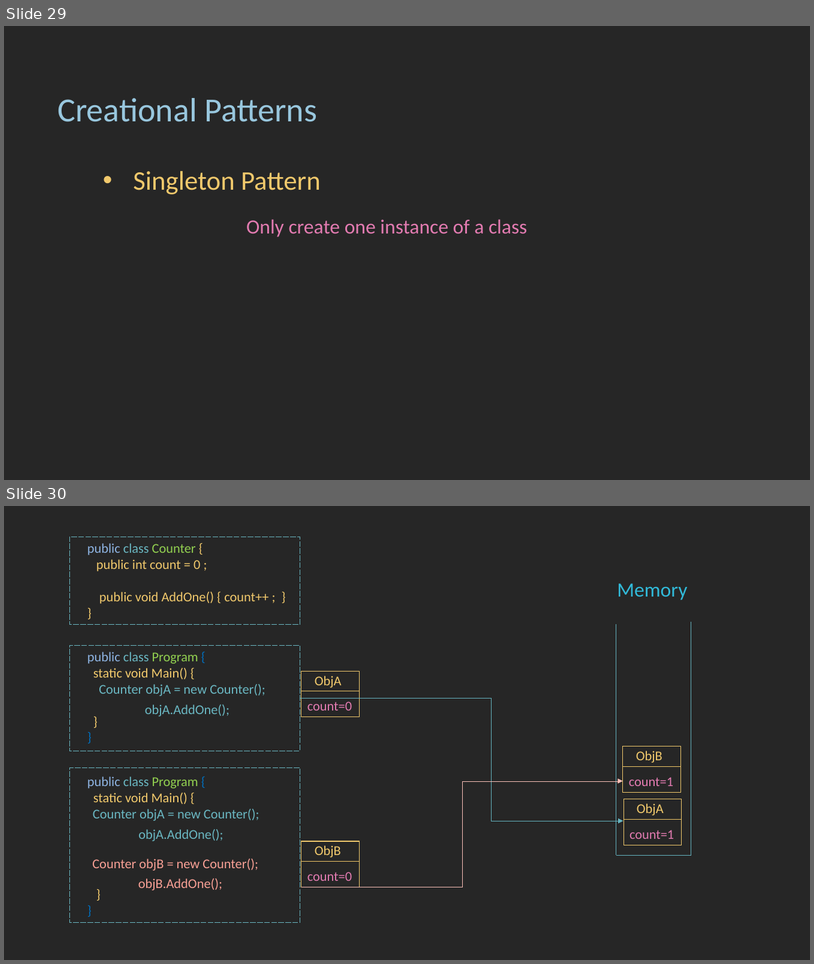
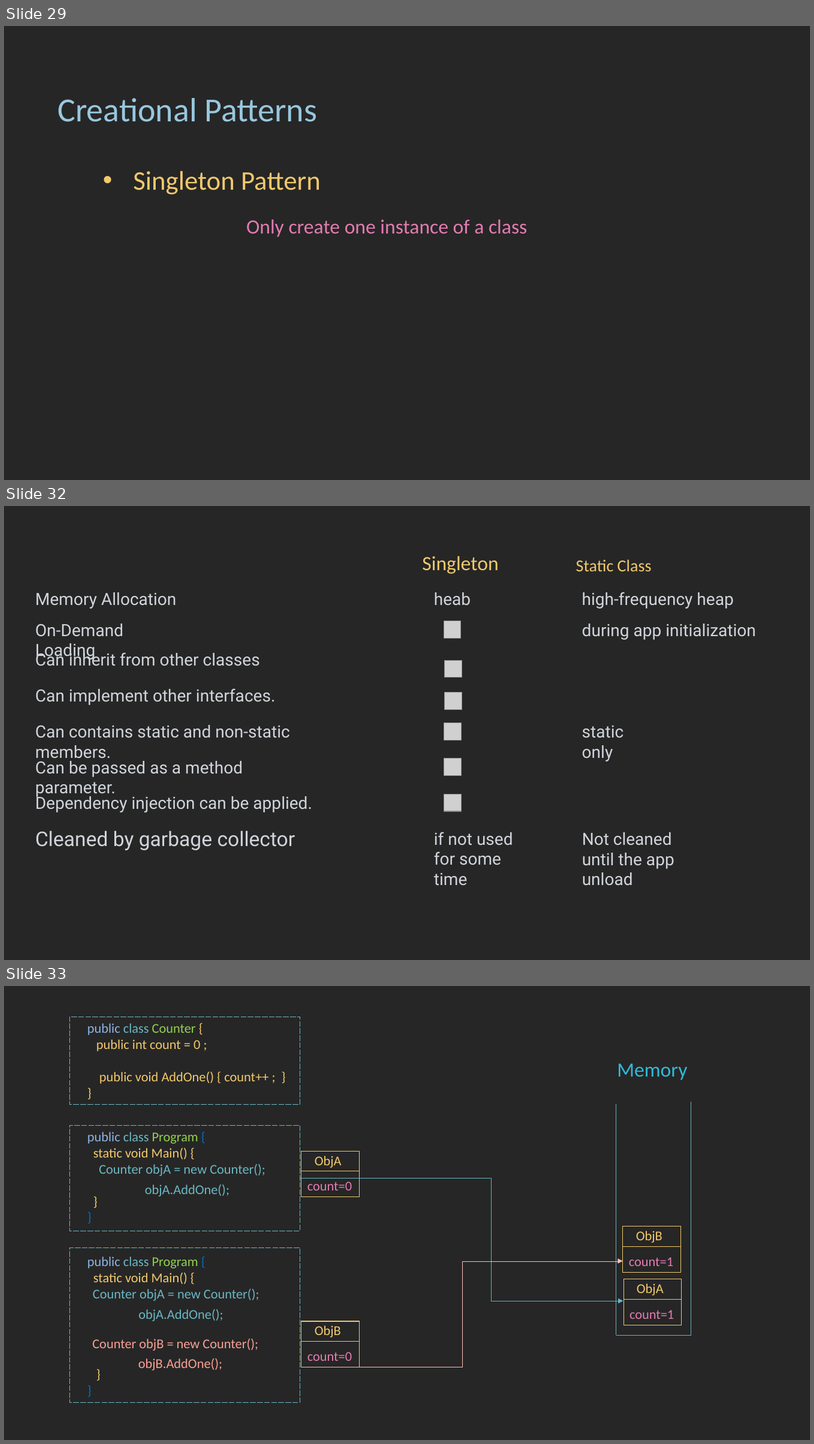
Before and after one commit to Eng-MohammedReda/SOFTWARE_DESIGN_PATTERNS_PPT, a slide deck: Modern Software Design Patterns 2.pptx. Shown one above the other, each under a label of ours: slides 29 and 30 before the commit, slides 29, 32 and 33 after it; the slides between them are not shown. The pictures are 814x964 and 814x1444 pixels, drawn with LibreOffice and Linux fonts; fonts in the diff are those of the drawing; grey boxes stand for pictures. Boxes give left, top, right and bottom in pixels: in the first picture for what was removed or moved away, otherwise in the second. Text is boxed around its words. In the diff, an @@ line names an element or a change of style, - is before the commit and + after.

```diff
--- a/Modern Software Design Patterns 2.pptx
+++ b/Modern Software Design Patterns 2.pptx
@@ slide 32 added at bbox=[4, 506, 810, 960], background #262626 @@
@@ text added at bbox=[422, 556, 498, 574], 24 pt, text #F1C96C @@
+Singleton
@@ text added at bbox=[576, 559, 652, 571], 20 pt, text #F1C96C @@
+Static Class
@@ text added at bbox=[35, 592, 176, 609], 20 pt, text #D1D5DB @@
+Memory Allocation
@@ text added at bbox=[434, 592, 471, 606], 20 pt, text #D1D5DB @@
+heab
@@ text added at bbox=[582, 592, 734, 609], 20 pt, text #D1D5DB @@
+high-frequency heap
@@ text added at bbox=[35, 624, 123, 660], 20 pt, text #D1D5DB @@
+On-Demand Loading
@@ picture added at bbox=[444, 621, 462, 639] @@
@@ text added at bbox=[582, 624, 756, 640], 20 pt, text #D1D5DB @@
+during app initialization
@@ text added at bbox=[35, 651, 260, 666], 20 pt, text #D1D5DB @@
+Can inherit from other classes
@@ picture added at bbox=[445, 660, 462, 678] @@
@@ text added at bbox=[35, 688, 275, 705], 20 pt, text #D1D5DB @@
+Can implement other interfaces.
@@ picture added at bbox=[445, 693, 462, 710] @@
@@ text added at bbox=[35, 725, 290, 762], 20 pt, text #D1D5DB @@
+Can contains static and non-static members.
@@ picture added at bbox=[444, 723, 462, 740] @@
@@ text added at bbox=[582, 726, 624, 762], 20 pt, text #D1D5DB @@
+static only
@@ text added at bbox=[35, 758, 243, 798], 20 pt, text #D1D5DB @@
+Can be passed as a method parameter.
@@ picture added at bbox=[444, 759, 462, 776] @@
@@ text added at bbox=[35, 793, 312, 813], 20 pt, text #D1D5DB @@
+Dependency injection can be applied.
@@ picture added at bbox=[444, 794, 462, 812] @@
@@ text added at bbox=[35, 831, 296, 850], 24 pt, text #D1D5DB @@
+Cleaned by garbage collector
@@ text added at bbox=[434, 832, 513, 886], 20 pt, text #D1D5DB @@
+if not used for some time
@@ text added at bbox=[582, 832, 675, 886], 20 pt, text #D1D5DB @@
+Not cleaned until the app unload
@@ what was slide 30 is now slide 33 @@
```
Also in this commit, not shown: 4 other slides added.
